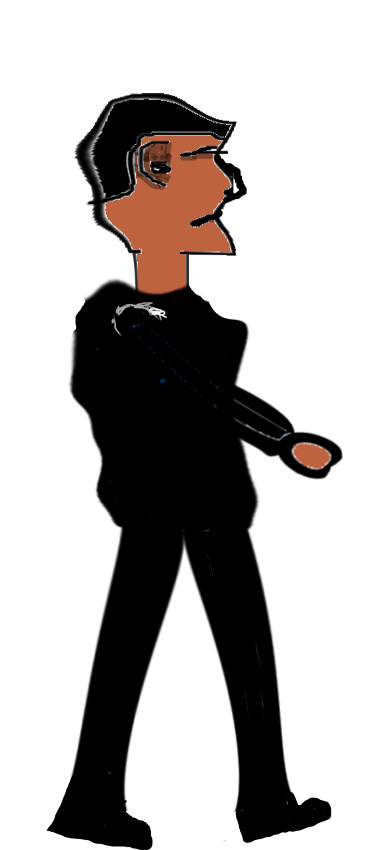
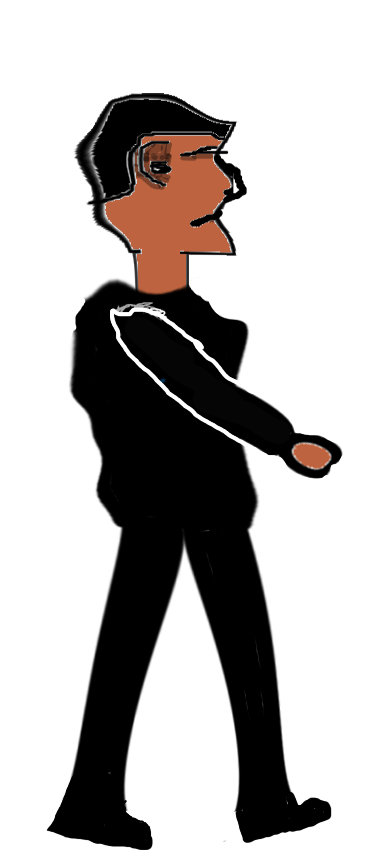
The second w=380, h=850 image is a revision of the first. Changes to its layers:
painted on "arm1 Merged" over [110, 307, 343, 480]
